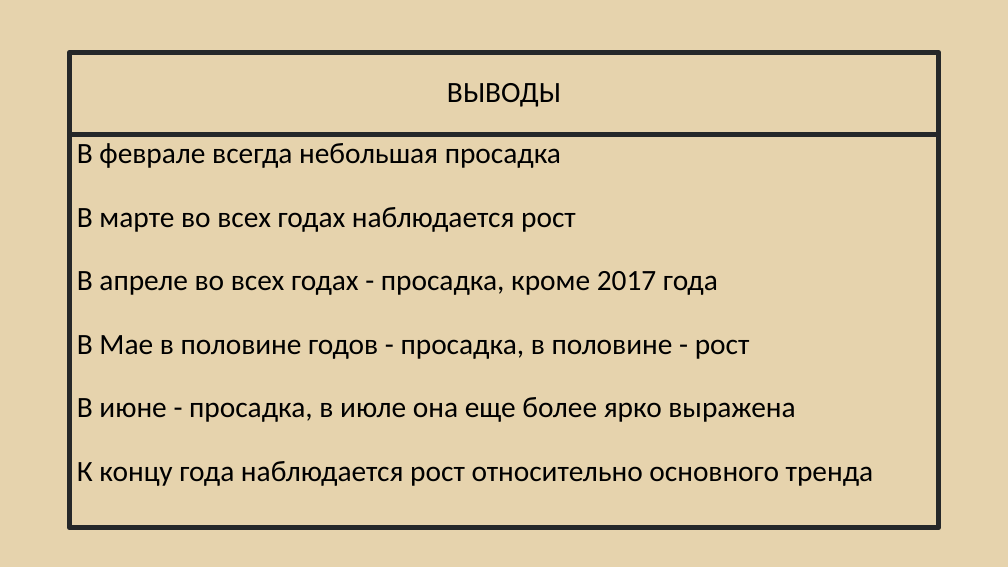
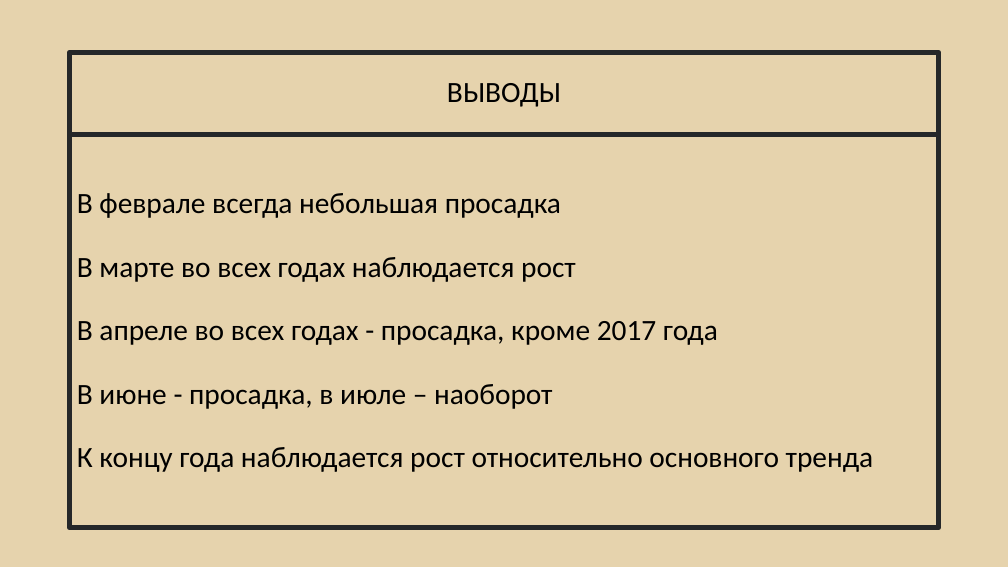
Before and after one commit to AltairkaGit/MilkStats, a slide deck: slide 15 of Курсовая_работа_Кривцов_К_Е_БИВТ_21_5.pptx (slide 14 before the commit). Drawn at 1008x567 pixels with LibreOffice and Linux fonts; fonts in the diff are those of the drawing. Boxes give left, top, right and bottom in pixels: in the first picture for what was removed or moved away, otherwise in the second. Text is boxed around its words. In the diff, an @@ line names an element or a change of style, - is before the commit and + after.

```diff
--- a/Курсовая_работа_Кривцов_К_Е_БИВТ_21_5.pptx
+++ b/Курсовая_работа_Кривцов_К_Е_БИВТ_21_5.pptx
@@ title "В феврале всегда небольшая просадка ..." at <box>70,135,939,528</box>: vertical alignment top to middle @@
@@ title at <box>77,193,874,472</box>: text changed @@
-В феврале всегда небольшая просадка
-В марте во всех годах наблюдается рост
-В апреле во всех годах - просадка, кроме 2017 года
-В Мае в половине годов - просадка, в половине - рост
-В июне - просадка, в июле она еще более ярко выражена
-К концу года наблюдается рост относительно основного тренда
+В феврале всегда небольшая просадка
+В марте во всех годах наблюдается рост
+В апреле во всех годах - просадка, кроме 2017 года
+В июне - просадка, в июле – наоборот
+К концу года наблюдается рост относительно основного тренда
```
Also in this commit, not shown: 11 other files.
